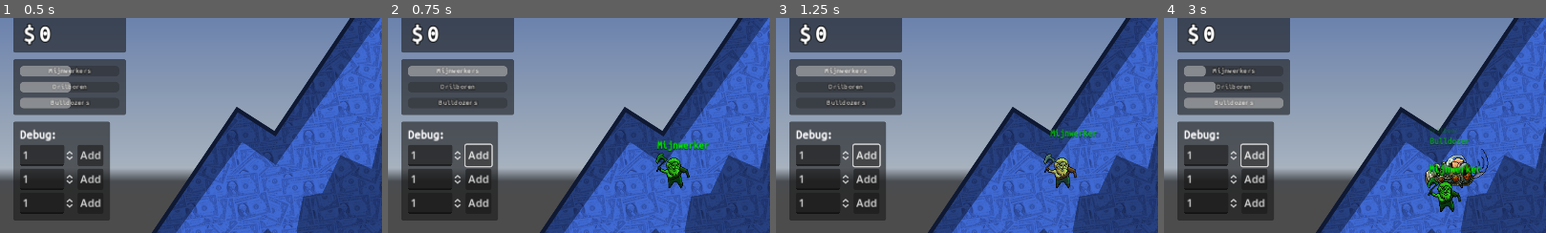
Above: before the commit, frames 1-4 (left to right).
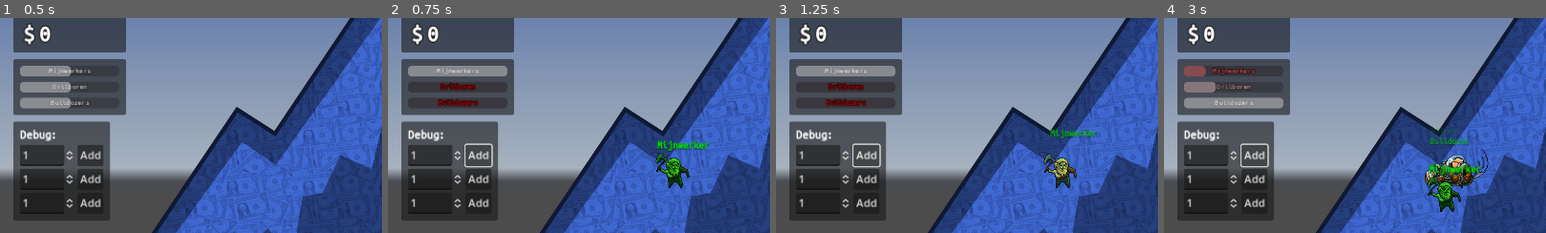
Above: after the commit, the same moments.

Repository: kwint/nfc-card-game
Game: Godot game, scene res://Scenes/Dashboard.tscn
The game is run twice, just before and just after one commit, with the same random seed, the same clock (stepped at 60 frames per second) and the same inputs. A sky picture missing from this copy of the repository is replaced by a grey-blue gradient.
Inputs:
- Up to frame 1 (0.5 s): no input
- Up to frame 2 (0.75 s): click "Add" at 0.5 s
- Up to frame 3 (1.25 s): no input
- Up to frame 4 (3 s): click "Add" at 1.25 s; click "Add" at 2 s; click "Add" at 2.75 s
The pictures show only the part of the screen within x 0-50%, y 14-64%; the shares and areas given below are measured in that part.

Frame 1 is identical in both runs. In frame 2, 0.4% of the frame differs, in the area x 13-24%, y 30-41%; in frame 3, 0.4%; in frame 4, 0.5%, in the area x 5-24%, y 22-33%.

Commit message:
Color gauges green/red to hint good/bad state in extremes

Diff:
--- a/dashboard/Scenes/Dashboard.tscn
+++ b/dashboard/Scenes/Dashboard.tscn
@@ -87,6 +87,13 @@
 [node name="TeamPanelLeft" parent="Viewport" instance=ExtResource("5_120pg")]
 layout_mode = 0
 
+[node name="BalanceGauge" parent="Viewport/TeamPanelLeft/Rows/Balance/Margin" index="0"]
+values = {
+1: 0,
+2: 0,
+3: 0
+}
+
 [node name="Grid" parent="Viewport/TeamPanelLeft/Rows/Debug/Margin" index="0" node_paths=PackedStringArray("game_controller")]
 game_controller = NodePath("../../../../../../GameController")
 
@@ -113,6 +120,13 @@
 [node name="Balance" parent="Viewport/TeamPanelRight/Rows" index="2"]
 size_flags_horizontal = 8
 
+[node name="BalanceGauge" parent="Viewport/TeamPanelRight/Rows/Balance/Margin" index="0"]
+values = {
+1: 0,
+2: 0,
+3: 0
+}
+
 [node name="Gauge" parent="Viewport/TeamPanelRight/Rows/Balance/Margin/BalanceGauge/Gauge1" index="1"]
 fill_mode = 1
 
@@ -131,11 +145,16 @@
 
 [node name="MinersLeft" type="Node2D" parent="." node_paths=PackedStringArray("reference_grid")]
 script = ExtResource("3_gpr4m")
+flipped = null
+color = null
+animate_color = null
 reference_grid = NodePath("../Viewport/AspectRatio/Columns/MinersLeft")
 
 [node name="MinersRight" type="Node2D" parent="." node_paths=PackedStringArray("reference_grid")]
 script = ExtResource("3_gpr4m")
 flipped = true
+color = null
+animate_color = null
 reference_grid = NodePath("../Viewport/AspectRatio/Columns/MinersRight")
 
 [node name="Camera2D" type="Camera2D" parent="."]
--- a/dashboard/Scripts/BalanceGauge.gd
+++ b/dashboard/Scripts/BalanceGauge.gd
@@ -1,11 +1,22 @@
 extends Container
 
 const ORIGIN: float = 0.5;
+const GAUGE_BASE_COLOR: Color = Color.WHITE;
+const GAUGE_GOOD_COLOR: Color = Color.GREEN;
+const GAUGE_BAD_COLOR: Color = Color.RED;
+const GAUGE_GOOD_DELTA_MAX: float = 0.1;
+const GAUGE_BAD_LOWEST: float = 0.1;
+const GAUGE_BAD_HIGHEST: float = 0.35;
 
 @export var values = {
 	Settings.MinerType.MINER1: 0,
 	Settings.MinerType.MINER2: 0,
 	Settings.MinerType.MINER3: 0,
+};
+@onready var containers = {
+	Settings.MinerType.MINER1: $Gauge1,
+	Settings.MinerType.MINER2: $Gauge2,
+	Settings.MinerType.MINER3: $Gauge3,
 };
 @onready var levels = {
 	Settings.MinerType.MINER1: $Gauge1/Gauge,
@@ -41,7 +52,18 @@
 
 	# Update gauges
 	for miner_type in miner_types:
-		self.levels[miner_type].value = ORIGIN + offsets[miner_type] / 2.0;
+		var value = ORIGIN + offsets[miner_type] / 2.0;
+		self.levels[miner_type].value = value;
+
+		# Color gauges to hint good/bad state
+		# - Turn red in the range [0.1, 0.35]
+		# - Turn green when maximum delta is within 10%
+		var color = GAUGE_BASE_COLOR;
+		if value < GAUGE_BAD_HIGHEST:
+			color = GAUGE_BAD_COLOR.lerp(GAUGE_BASE_COLOR, Helpers.scale_float(value, GAUGE_BAD_LOWEST, GAUGE_BAD_HIGHEST, 0.0, 1.0));
+		elif delta_scale < GAUGE_GOOD_DELTA_MAX:
+			color = GAUGE_GOOD_COLOR.lerp(GAUGE_BASE_COLOR, Helpers.scale_float(delta_scale, 0.0, GAUGE_GOOD_DELTA_MAX, 0.0, 1.0));
+		self.containers[miner_type].modulate = color;
 
 
 func add_levels(type: Settings.MinerType, amount: int = 1):
--- /dev/null
+++ b/dashboard/Scripts/Helpers.gd
@@ -0,0 +1,11 @@
+class_name Helpers
+
+
+static func scale_float(value: float, from_min: float, from_max: float, to_min: float, to_max: float) -> float:
+	value = clampf(value, from_min, from_max);
+
+	var from_diff = from_max - from_min;
+	var to_diff = to_max - to_min;
+	var factor = (value - from_min) / from_diff;
+
+	return to_min + to_diff * factor;
--- a/dashboard/Scripts/MinerGrid.gd
+++ b/dashboard/Scripts/MinerGrid.gd
@@ -160,29 +160,19 @@
 	# Height factor in rectangle [0, 1], slowly spread from center
 	var height_factor = self.random.randf_range(MINER_HIGHEST_POSITION, MINER_LOWEST_POSITION);
 	if index < 45:
-		height_factor = scale_float(height_factor, 0.0, 1.0, max(0.45 - index * 0.01, 0.0), min(0.55 + index * 0.01, 1.0));
+		height_factor = Helpers.scale_float(height_factor, 0.0, 1.0, max(0.45 - index * 0.01, 0.0), min(0.55 + index * 0.01, 1.0));
 
 	# Width factor in rectangle [0, 1], slowly spread from center
 	var width_factor = self.random.randf_range(0.0, 1.0);
 	if index < 45:
-		width_factor = scale_float(width_factor, 0.0, 1.0, max(0.45 - index * 0.01, 0.0), min(0.55 + index * 0.01, 1.0));
+		width_factor = Helpers.scale_float(width_factor, 0.0, 1.0, max(0.45 - index * 0.01, 0.0), min(0.55 + index * 0.01, 1.0));
 
 	# Keep width within rectangle of mountain
 	var width_factor_left = 1.0 - height_factor if !self.flipped else 0.0;
 	var width_factor_right = 1.0 if !self.flipped else height_factor;
-	width_factor = scale_float(width_factor, 0.0, 1.0, width_factor_left, width_factor_right);
+	width_factor = Helpers.scale_float(width_factor, 0.0, 1.0, width_factor_left, width_factor_right);
 
 	# Scale width and height factor to the reference rectangle
 	var rect = self.reference_grid.get_global_rect();
 	var offset = rect.size * Vector2(width_factor, height_factor);
 	return rect.position + offset;
-
-
-func scale_float(value: float, from_min: float, from_max: float, to_min: float, to_max: float) -> float:
-	value = clampf(value, from_min, from_max);
-
-	var from_diff = from_max - from_min;
-	var to_diff = to_max - to_min;
-	var factor = (value - from_min) / from_diff;
-
-	return to_min + to_diff * factor;
